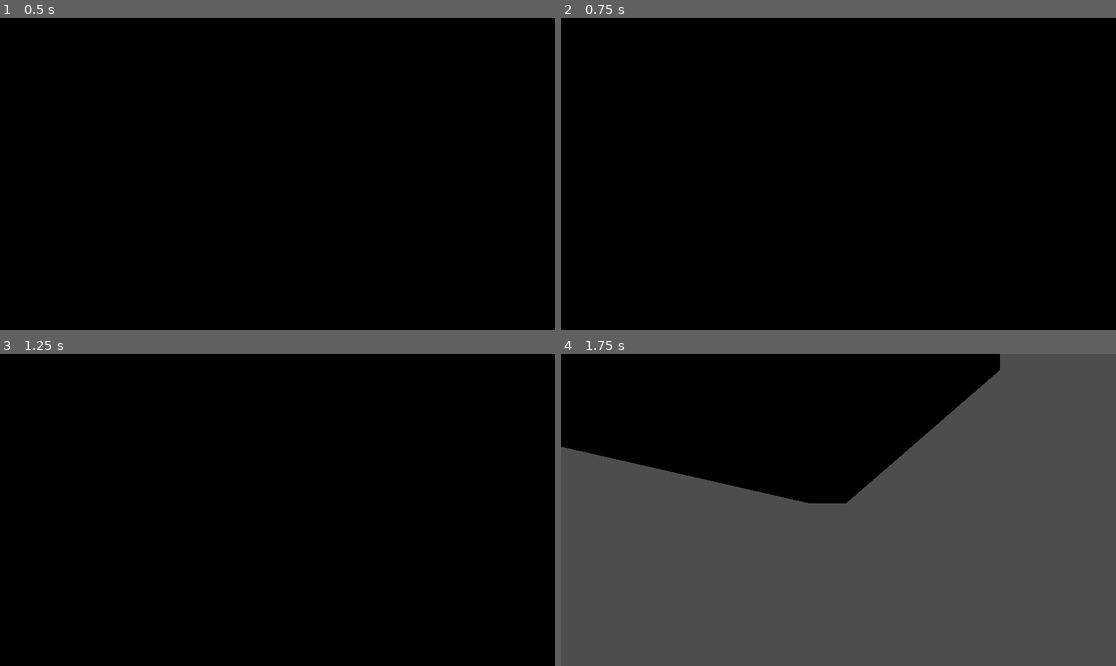
Above: before the commit, frames 1-4 (two rows, left to right).
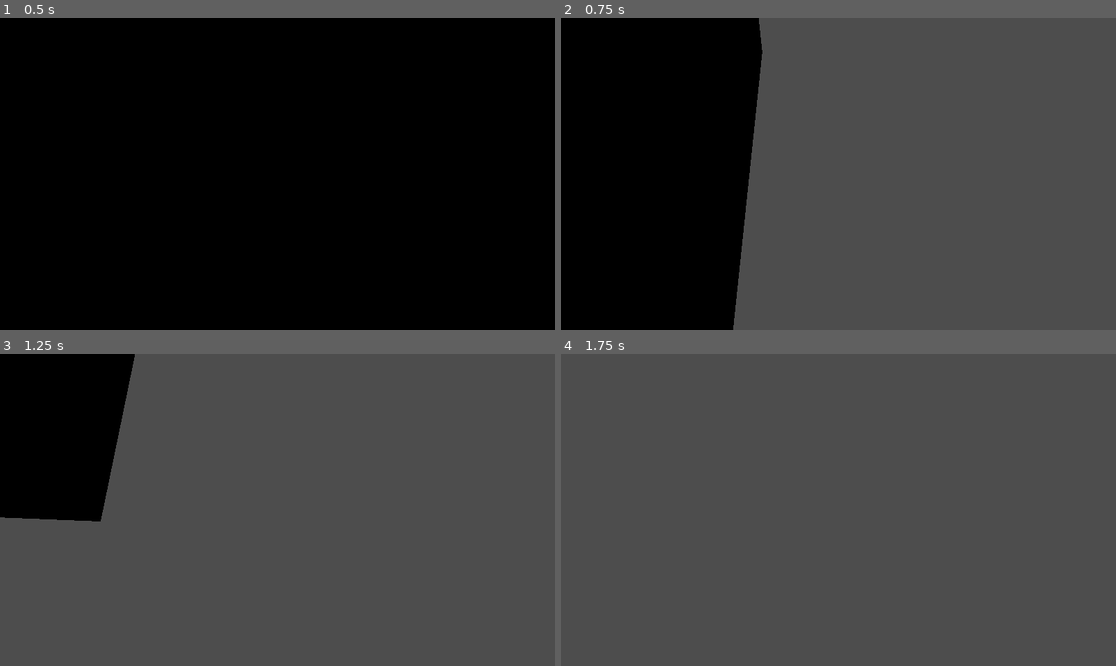
Above: after the commit, the same moments.

Repository: grotesquehead/03_fps
Game: Godot game, scene res://node_3d.tscn
Same seed, same stepped clock (60 frames per second), same inputs: the game is played once before the commit and once after it.
Inputs (mouse positions are in pixels of both pictures, inside the frame that each line leads up to):
- Up to frame 1 (0.5 s): no input
- Up to frame 2 (0.75 s): tap Enter at 0.5 s; move the mouse to (960, 158) at 0.52 s; hold D (move_right) from 0.53 s (still down); tap Space (jump) at 0.6 s
- Up to frame 3 (1.25 s): keep holding D (move_right); tap Space (jump) at 0.77, 1.07 s
- Up to frame 4 (1.75 s): move the mouse to (727, 525) at 1.27 s; release D (move_right) at 1.28 s; hold S (move_back) from 1.28 s (still down); tap Space (jump) at 1.35, 1.52 s

Frame 1 is identical in both runs. In frame 2, 66% of the frame differs, in the area x 31-100%, y 0-100%; in frame 3, 89%, in the area x 0-100%, y 0-100%; in frame 4, 28%.

Commit message:
Add mouse look

Diff:
--- a/03_fps/node_3d.tscn
+++ b/03_fps/node_3d.tscn
@@ -86,10 +86,11 @@
 texture = ExtResource("2_i6kug")
 
 [node name="CharacterBody3D" type="CharacterBody3D" parent="."]
-transform = Transform3D(1, 0, 0, 0, 1, 0, 0, 0, 1, 0, 3.29452, 0)
+transform = Transform3D(1, 0, 0, 0, 1, 0, 0, 0, 1, 0, 1, 0)
 script = ExtResource("3_jmkup")
 
 [node name="CollisionShape3D" type="CollisionShape3D" parent="CharacterBody3D"]
 shape = SubResource("CapsuleShape3D_hj2h5")
 
 [node name="Camera3D" type="Camera3D" parent="CharacterBody3D"]
+transform = Transform3D(1, 0, 0, 0, 1, 0, 0, 0, 1, 0, 0.5, 0)
--- a/03_fps/player.gd
+++ b/03_fps/player.gd
@@ -1,20 +1,34 @@
 extends CharacterBody3D
 
 
-const SPEED = 7.0
+const SPEED = 5.0
 const JUMP_SPEED = 10.0
 const GRAVITY = 50.0
+
+var mouse_sensitivity = 0.5
+
+@onready var camera: Camera3D = $Camera3D
+
+
+func _input(event):
+    if event is InputEventMouseMotion:
+        rotate_y(deg_to_rad(-event.relative.x * mouse_sensitivity))
+        camera.rotate_x(deg_to_rad(-event.relative.y * mouse_sensitivity))
+        camera.rotation.x = clamp(camera.rotation.x,deg_to_rad(-90),deg_to_rad(90))
 
 
 func _physics_process(delta):
     var input_direction = get_input_direction()
+    var move_direction = (transform.basis * Vector3(input_direction.x, 0, input_direction.z)).normalized()
 
-    velocity.x = input_direction.x * SPEED
-    velocity.z = input_direction.z * SPEED
-    velocity.y -= GRAVITY * delta
+    velocity.x = move_direction.x * SPEED
+    velocity.z = move_direction.z * SPEED
 
-    if is_on_floor() and Input.is_action_just_pressed("jump"):
-        velocity.y = JUMP_SPEED
+    if is_on_floor():
+        if Input.is_action_just_pressed("jump"):
+            velocity.y = JUMP_SPEED
+    else:
+        velocity.y -= GRAVITY * delta
 
     move_and_slide()
 
Not shown, added: README.md
